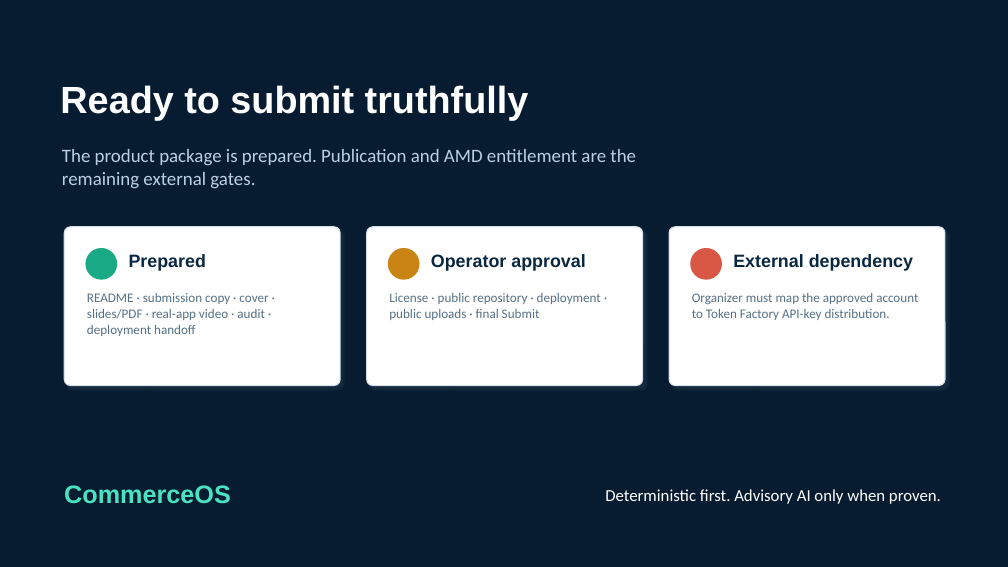
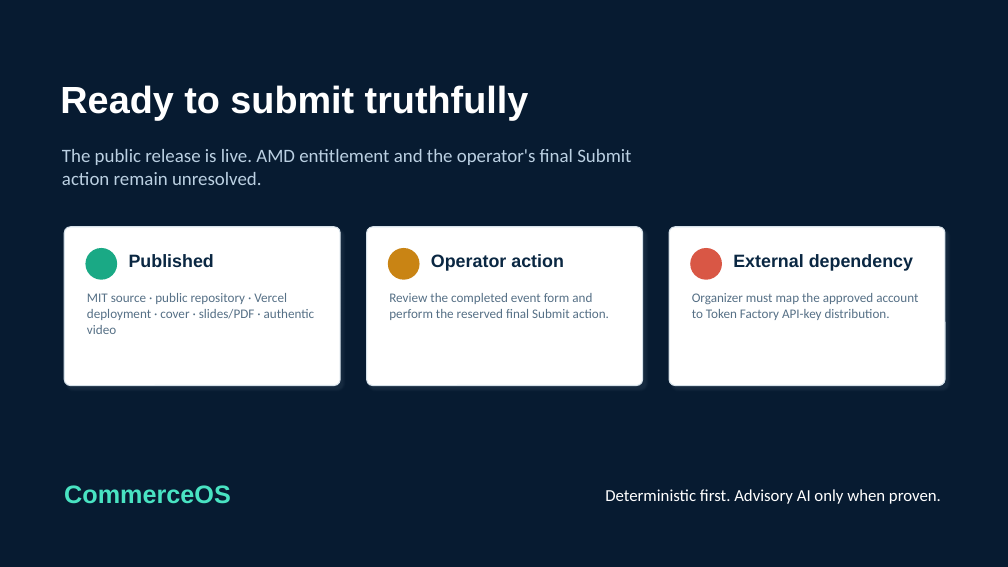
Before and after one commit to Rizvee355/CommerceOS-ACTIII, a slide deck: slide 8 of submission-assets/CommerceOS-ACT-III-Pitch.pptx. Drawn at 1008x567 pixels with LibreOffice and Linux fonts; fonts in the diff are those of the drawing. Boxes give left, top, right and bottom in pixels: in the first picture for what was removed or moved away, otherwise in the second. Text is boxed around its words. In the diff, an @@ line names an element or a change of style, - is before the commit and + after.

Commit message:
docs: refresh verified release presentation

```diff
--- a/submission-assets/CommerceOS-ACT-III-Pitch.pptx
+++ b/submission-assets/CommerceOS-ACT-III-Pitch.pptx
@@ text at (62,149,631,185): text changed @@
-The product package is prepared. Publication and AMD entitlement are the remaining external gates.
+The public release is live. AMD entitlement and the operator's final Submit action remain unresolved.
@@ text at (129,254,214,267): text changed @@
-Prepared
+Published
@@ text at (431,254,564,271): text changed @@
-Operator approval
+Operator action
@@ text at (87,293,315,334): text changed @@
-README · submission copy · cover · slides/PDF · real-app video · audit · deployment handoff
+MIT source · public repository · Vercel deployment · cover · slides/PDF · authentic video
@@ text at (389,293,609,320): text changed @@
-License · public repository · deployment · public uploads · final Submit
+Review the completed event form and perform the reserved final Submit action.
```
Also in this commit, not shown: 1 other slide changed, 2 other files.
